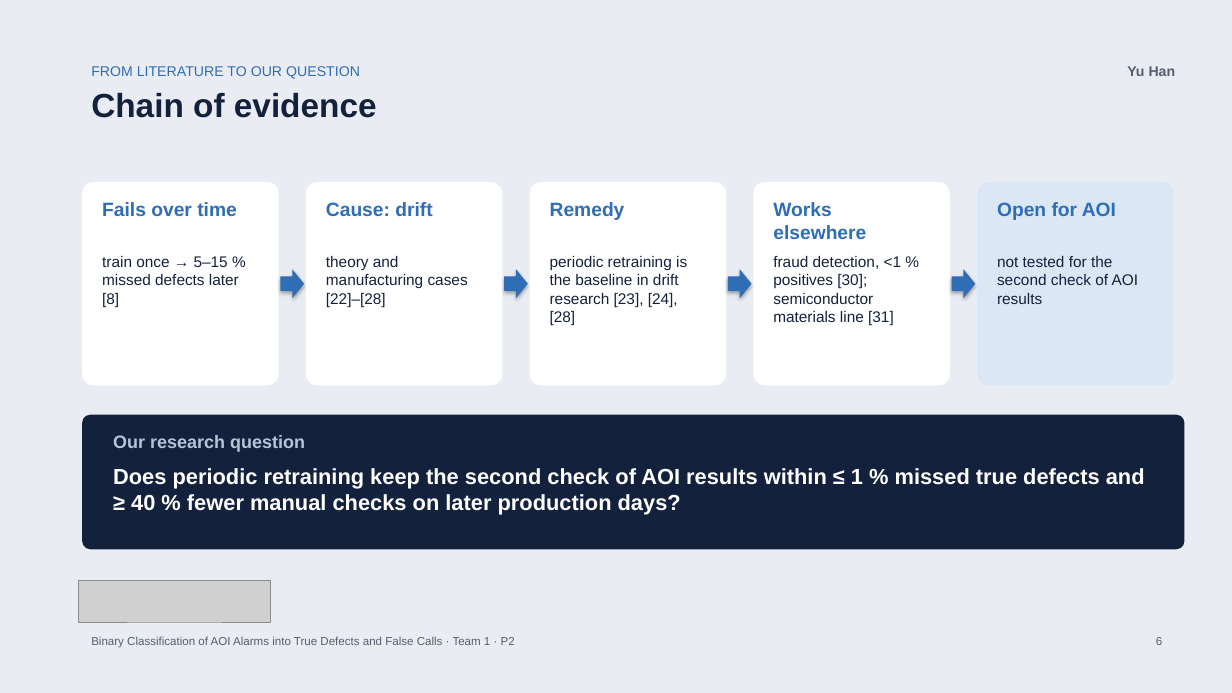
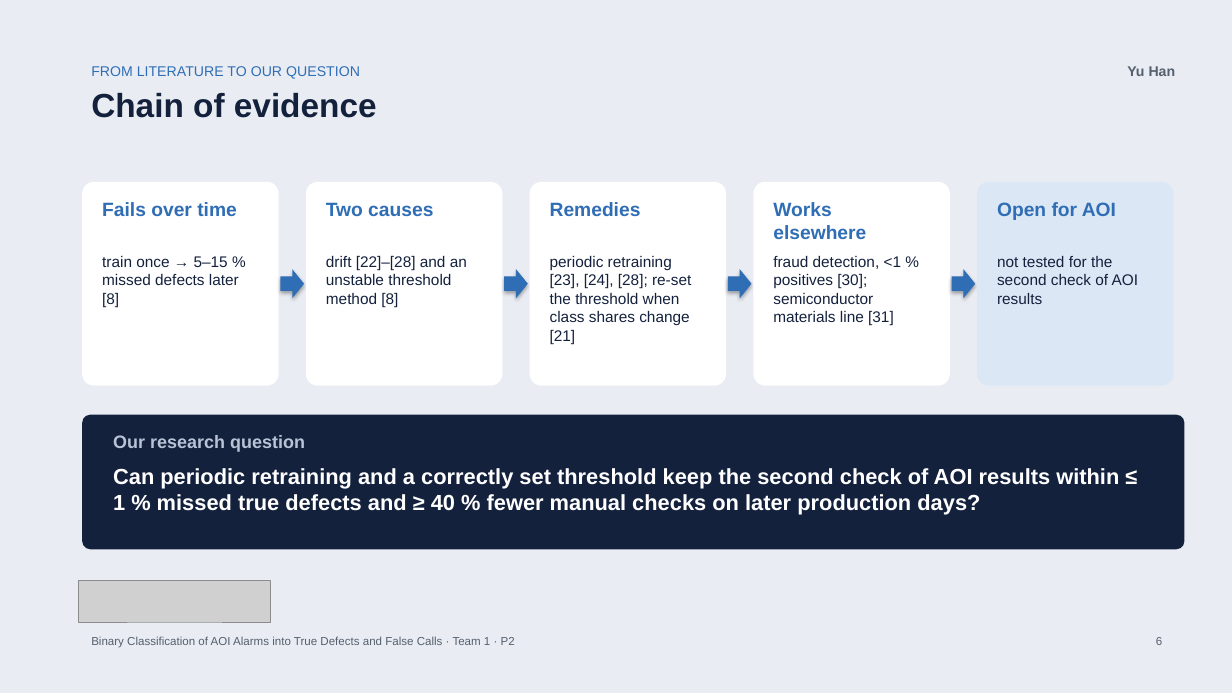
Before and after one commit to bodhi584/aoi-false-call-classification, a slide deck: slide 6 of docs/slides_p2.pptx. Drawn at 1232x693 pixels with LibreOffice and Linux fonts; fonts in the diff are those of the drawing; grey boxes stand for pictures. Boxes give left, top, right and bottom in pixels: in the first picture for what was removed or moved away, otherwise in the second. Text is boxed around its words. In the diff, an @@ line names an element or a change of style, - is before the commit and + after.

Commit message:
Research question covers both causes named in Pfab & Rothering: threshold and drift (#32, #36)

```diff
--- a/docs/slides_p2.pptx
+++ b/docs/slides_p2.pptx
@@ text at (x1=326, y1=202, x2=433, y2=216): text changed @@
-Cause: drift
+Two causes
@@ text at (x1=550, y1=202, x2=641, y2=216): text changed @@
-Remedy
+Remedies
@@ text at (x1=326, y1=256, x2=467, y2=307): text changed @@
-theory and manufacturing cases [22]–[28]
+drift [22]–[28] and an unstable threshold method [8]
@@ text at (x1=550, y1=256, x2=691, y2=344): text changed @@
-periodic retraining is the baseline in drift research [23], [24], [28]
+periodic retraining [23], [24], [28]; re-set the threshold when class shares change [21]
@@ text at (x1=113, y1=468, x2=1119, y2=515): text changed @@
-Does periodic retraining keep the second check of AOI results within ≤ 1 % missed true defects and ≥ 40 % fewer manual checks on later production days?
+Can periodic retraining and a correctly set threshold keep the second check of AOI results within ≤ 1 % missed true defects and ≥ 40 % fewer manual checks on later production days?
```
Also in this commit, not shown: 3 other slides changed, 3 other files.
